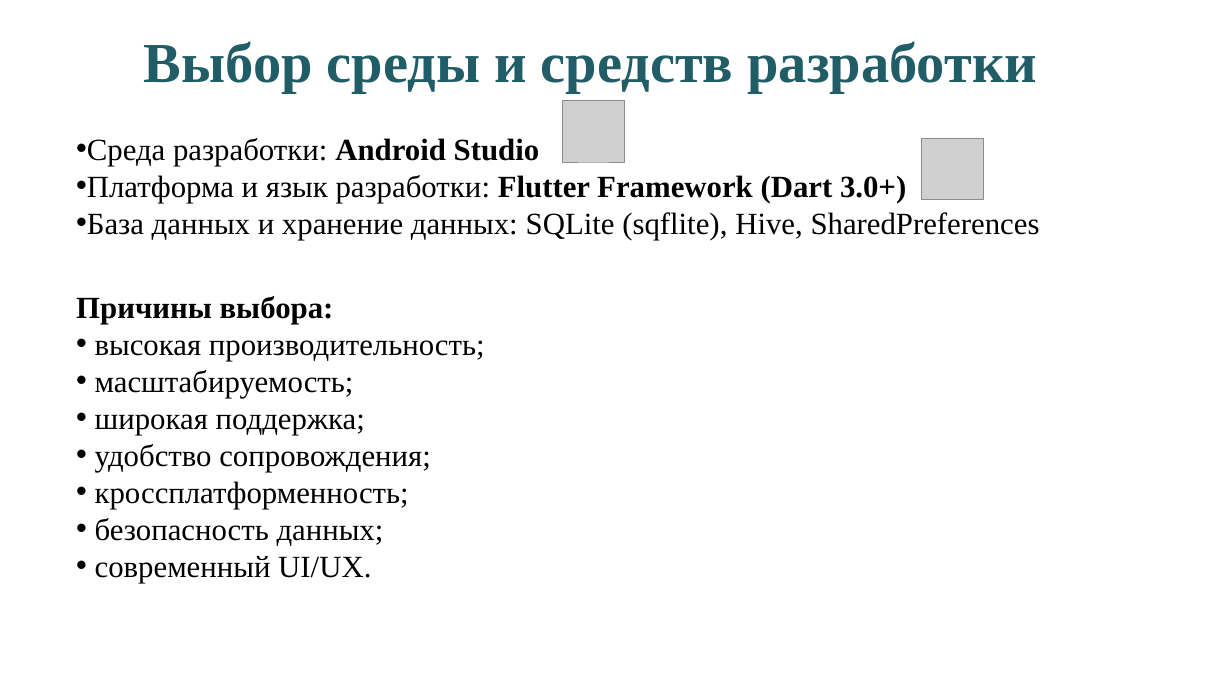
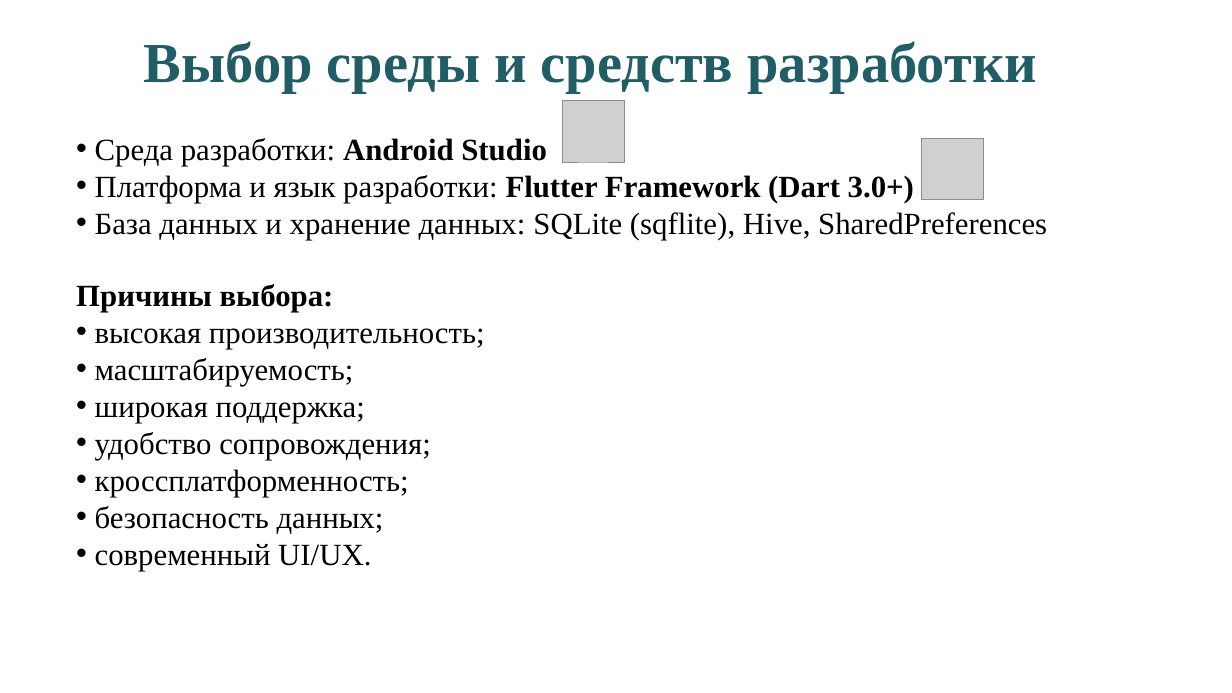
Before and after one commit to nastyatomchuk/diplom, a slide deck: slide 7 of Томчук А.С. Презентация.pptx. Drawn at 1232x693 pixels with LibreOffice and Linux fonts; fonts in the diff are those of the drawing; grey boxes stand for pictures. Boxes give left, top, right and bottom in pixels: in the first picture for what was removed or moved away, otherwise in the second. Text is boxed around its words. In the diff, an @@ line names an element or a change of style, - is before the commit and + after.

```diff
--- a/Томчук А.С. Презентация.pptx
+++ b/Томчук А.С. Презентация.pptx
@@ text "Среда разработки: Android Studio" moved from (x1=87, y1=138, x2=1040, y2=240) to (x1=95, y1=138, x2=1047, y2=240) @@
@@ text "Причины выбора:" moved from (x1=76, y1=296, x2=485, y2=583) to (x1=76, y1=284, x2=485, y2=571) @@
```
Also in this commit, not shown: 6 other slides changed, 1 other file.
